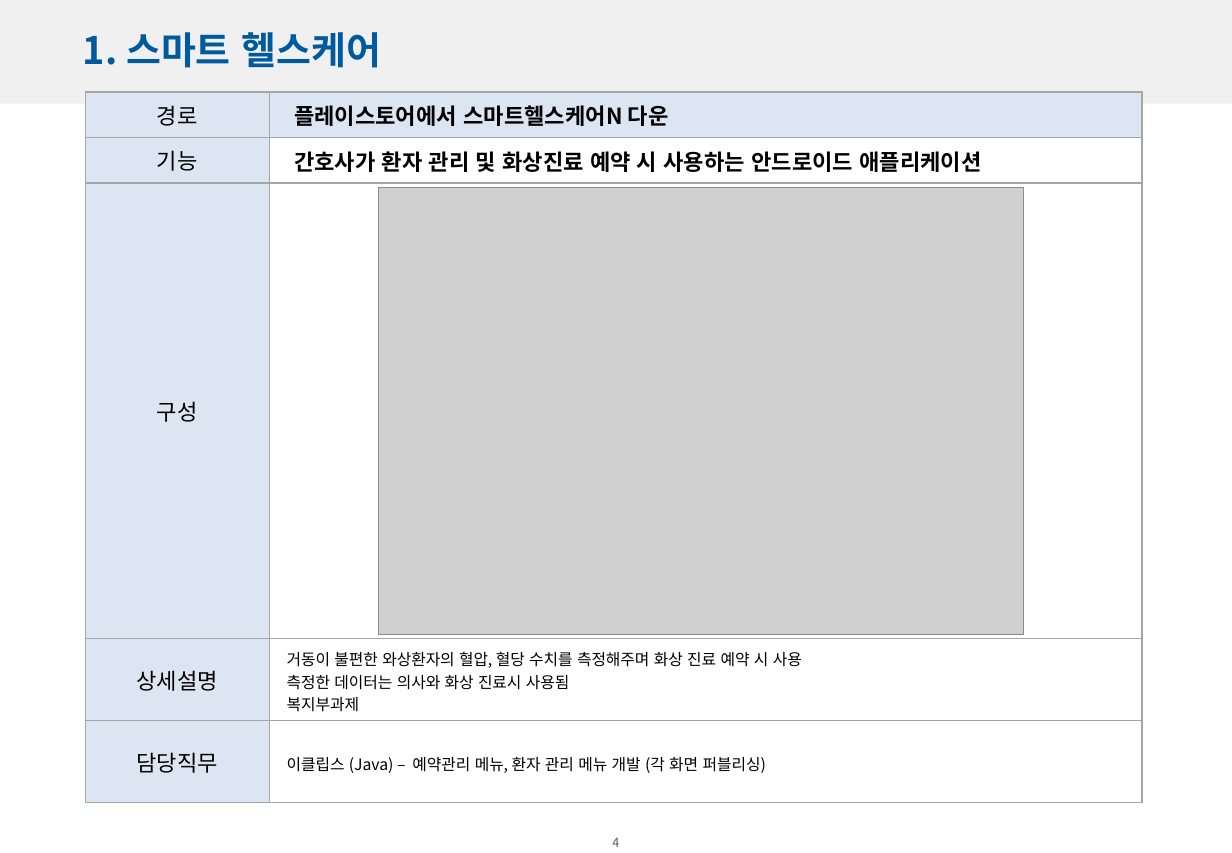
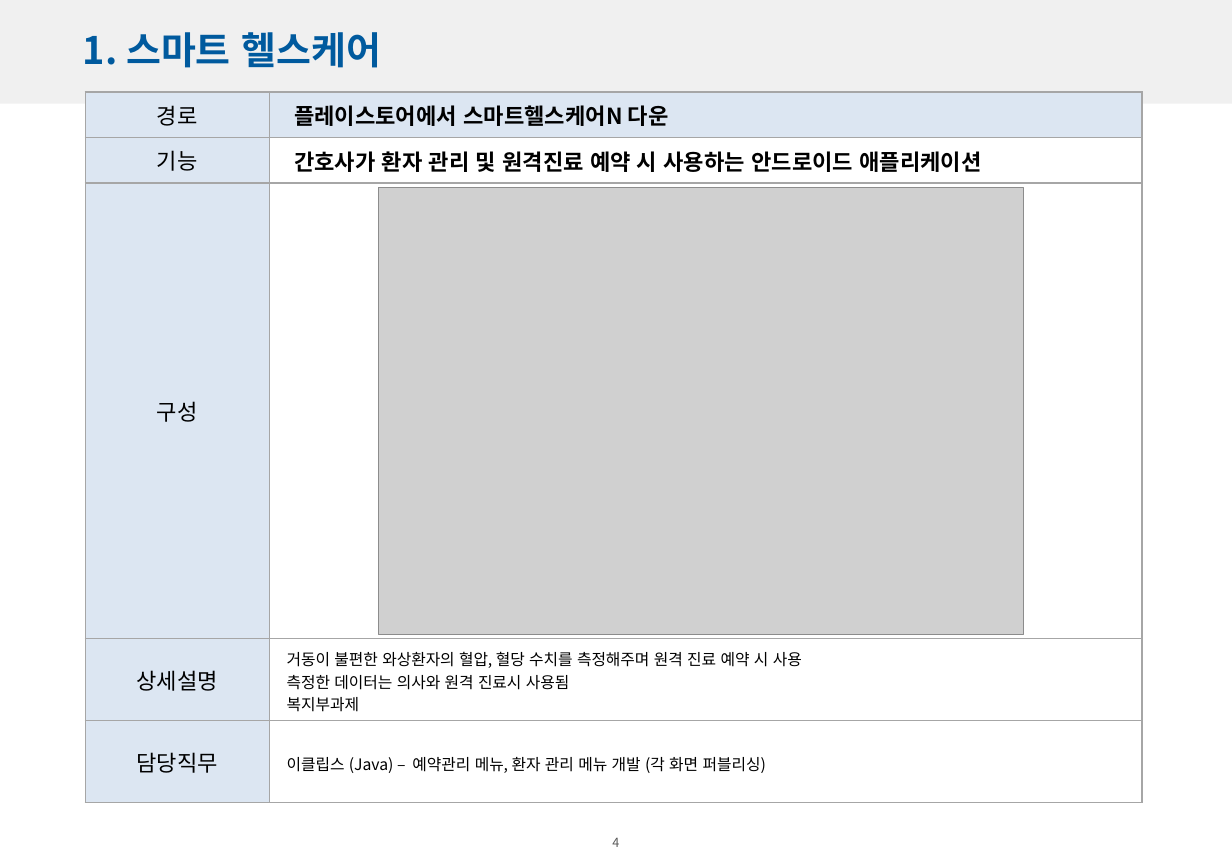
Before and after one commit to soominLee0220/soominLeeRepository, a slide deck: slide 5 of soominLeePortfolio.pptx. Drawn at 1232x853 pixels with LibreOffice and Linux fonts; fonts in the diff are those of the drawing; grey boxes stand for pictures; background and template pictures are left out. Boxes give left, top, right and bottom in pixels: in the first picture for what was removed or moved away, otherwise in the second. Text is boxed around its words. In the diff, an @@ line names an element or a change of style, - is before the commit and + after.

```diff
--- a/soominLeePortfolio.pptx
+++ b/soominLeePortfolio.pptx
@@ text at box(294, 151, 981, 172): text changed @@
-간호사가 환자 관리 및 화상진료 예약 시 사용하는 안드로이드 애플리케이션
+간호사가 환자 관리 및 원격진료 예약 시 사용하는 안드로이드 애플리케이션
@@ text at box(287, 651, 802, 690): text changed @@
-거동이 불편한 와상환자의 혈압, 혈당 수치를 측정해주며 화상 진료 예약 시 사용
-측정한 데이터는 의사와 화상 진료시 사용됨
+거동이 불편한 와상환자의 혈압, 혈당 수치를 측정해주며 원격 진료 예약 시 사용
+측정한 데이터는 의사와 원격 진료시 사용됨
```
Also in this commit, not shown: 5 other slides changed.
